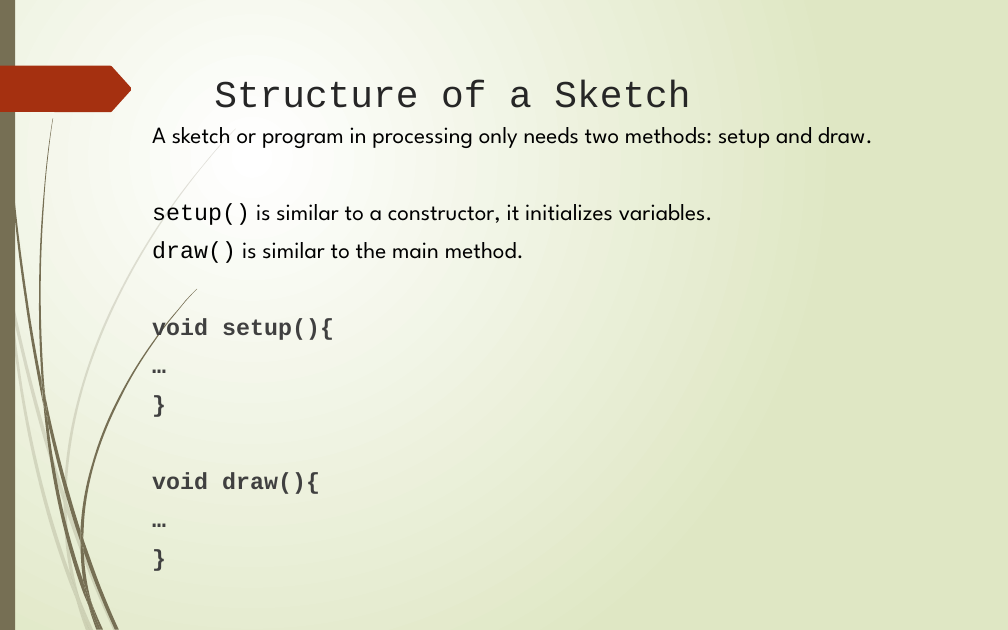
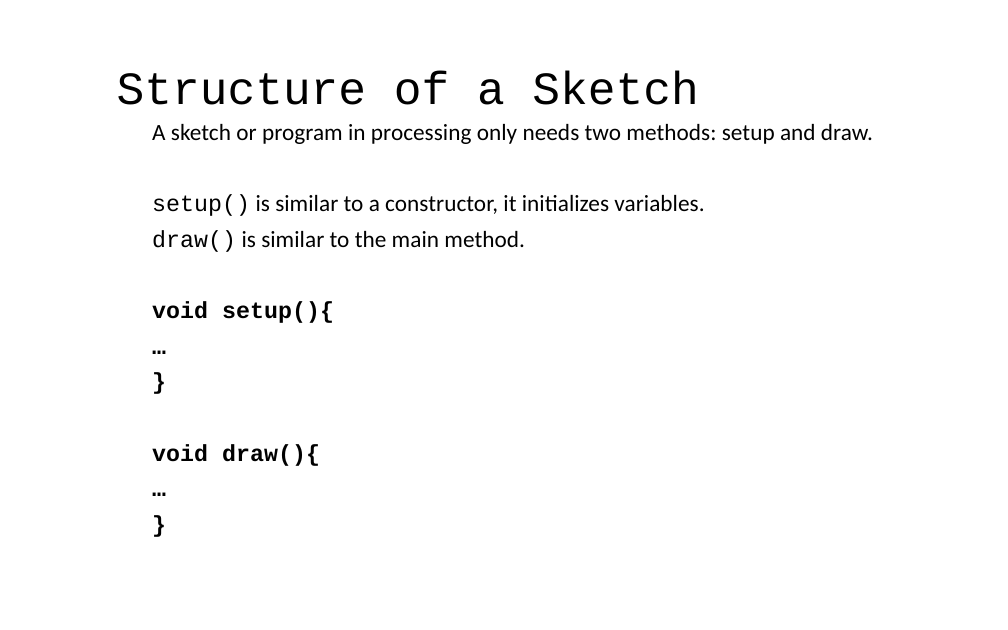
Before and after one commit to LongBaoNguyen/longbaonguyen.github.io, a slide deck: slide 3 of courses/apcsa/processing/processing1.pptx. Drawn at 1008x630 pixels with LibreOffice and Linux fonts; fonts in the diff are those of the drawing. Boxes give left, top, right and bottom in pixels: in the first picture for what was removed or moved away, otherwise in the second. Text is boxed around its words. In the diff, an @@ line names an element or a change of style, - is before the commit and + after.

```diff
--- a/courses/apcsa/processing/processing1.pptx
+++ b/courses/apcsa/processing/processing1.pptx
@@ background gradient #FFFFFF to #DFE8C4 to #FFFFFF @@
@@ rectangle removed at [0, 0, 15, 630] @@
@@ title "Structure of a Sketch": place and size @@
-title "Structure of a Sketch" at [214, 80, 690, 108]
+title "Structure of a Sketch" at [117, 71, 698, 105]
@@ title "Structure of a Sketch" at [117, 71, 698, 105]: size 27 to 33 pt, text colour #262626 to #000000; line spacing 1 to 0.9 @@
@@ freeform shape removed at [0, 66, 131, 112] @@
@@ text "A sketch or program in ..." at [152, 124, 873, 466]: font League Spartan to Calibri in "A sketch or program in processing only ...", "is similar to a constructor, it initializes ...", "is similar to the main method."; text colour #404040 to #000000 in "void setup(){", "…", "}", "void draw(){" and 2 more places; line spacing 1 to 0.9 @@
@@ group removed at [0, 128, 236, 630]: 10 freeform shapes @@
@@ group removed at [2, 0, 198, 630]: 12 freeform shapes @@
```
Also in this commit, not shown: 31 other slides changed, 7 other files.
